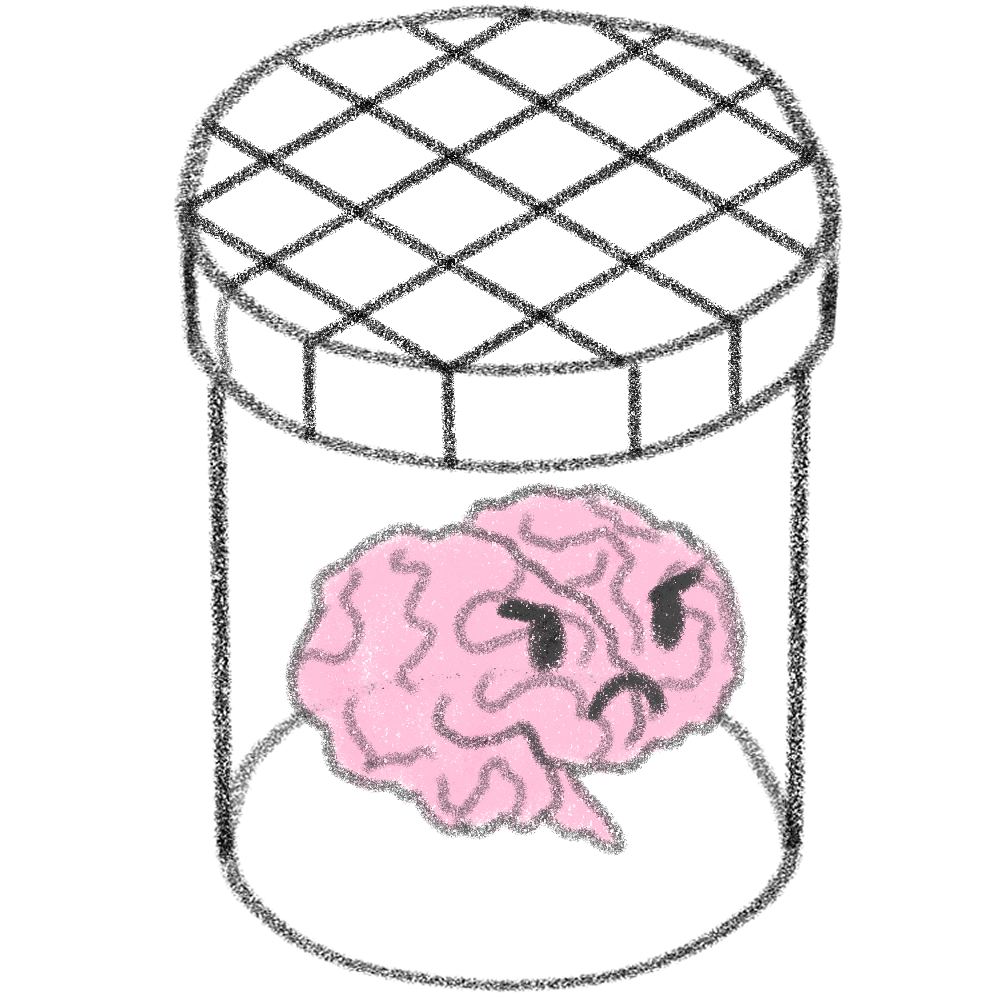
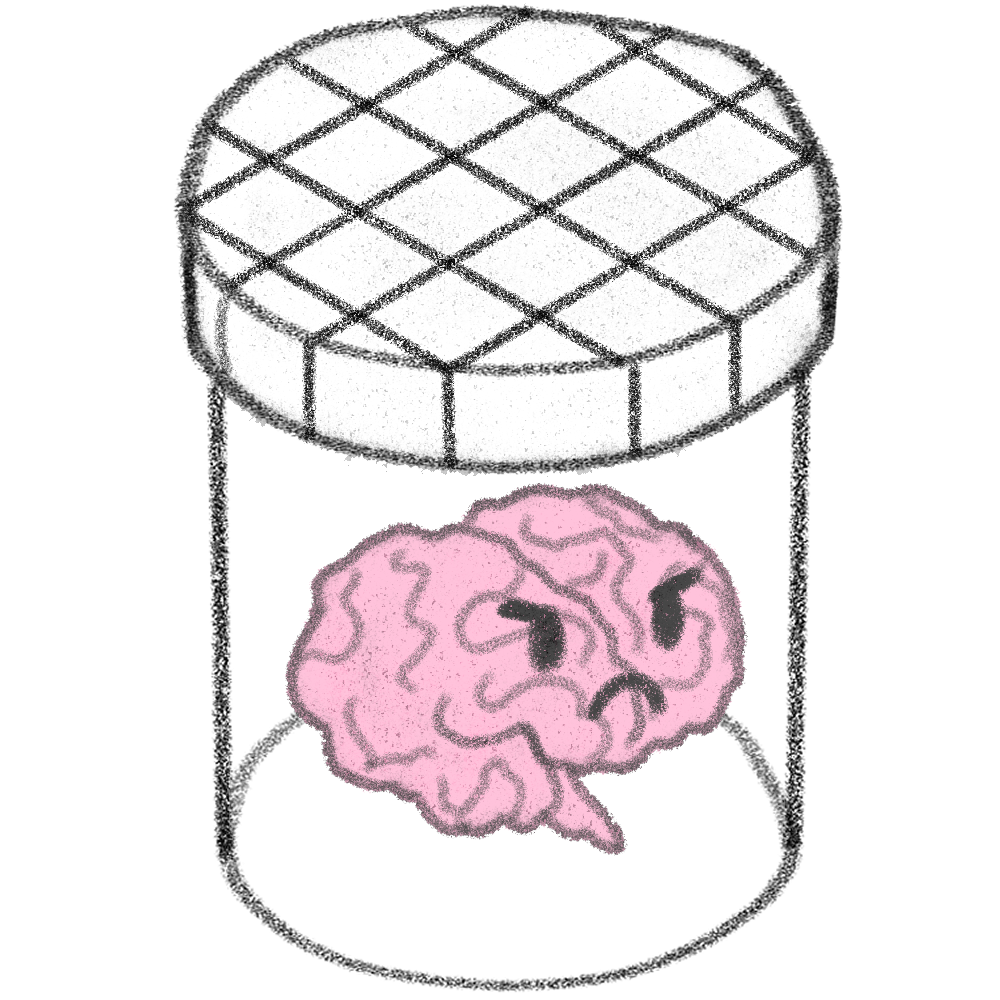
Revision of a layered 1000 x 1000 image; what changed, layer by layer:
removed layer "0_cerebro_boteDELANTE" over [left=174, top=4, right=842, bottom=856]
added layer "0_cerebro_boteDELANTE - copia" above "1_cerebro_ojosENFADADOS" over [left=174, top=4, right=842, bottom=856]
removed layer "2_cerebro_cerebro" over [left=285, top=483, right=748, bottom=856]
added layer "2_cerebro_cerebro - copia" above "3_cerebro_boteDETRAS" over [left=285, top=483, right=748, bottom=856]
